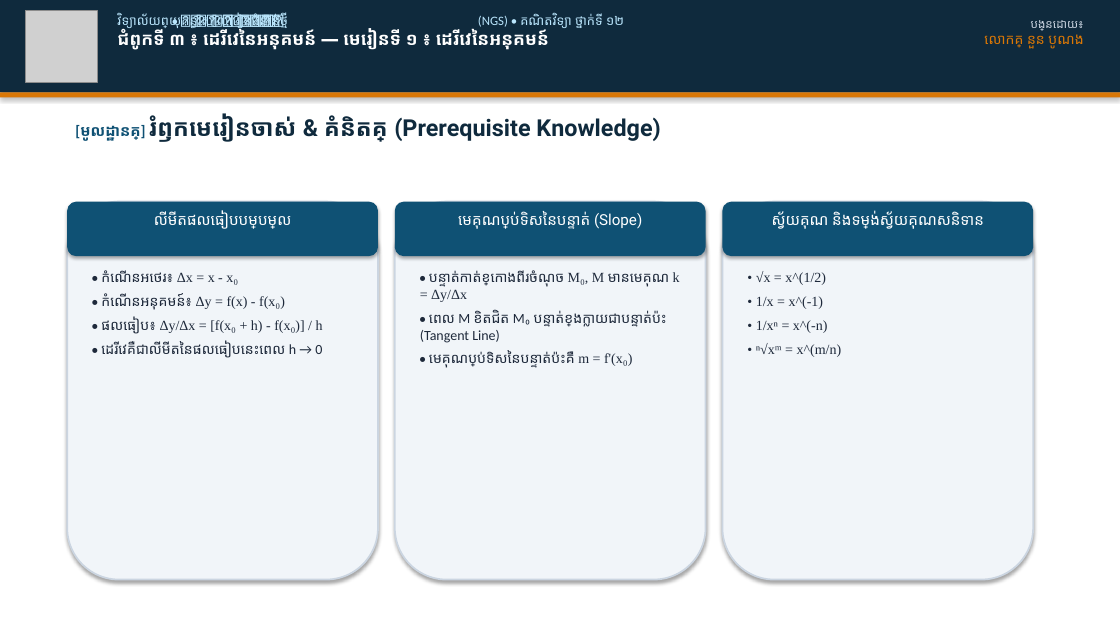
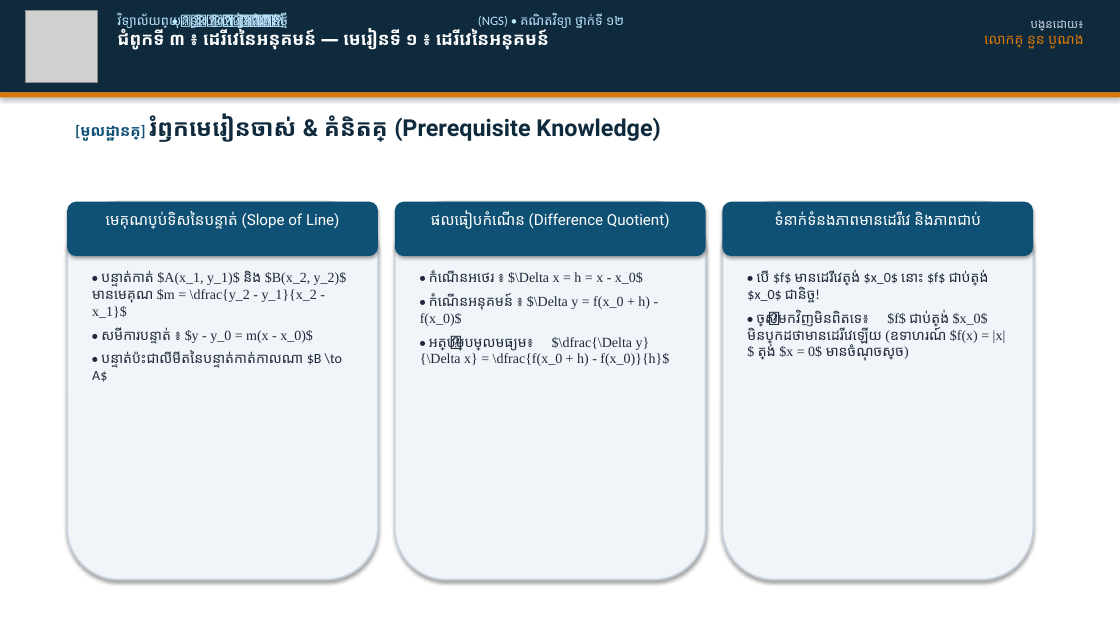
Before and after one commit to nuonbonorng8888-beep/teacher-dashboard, a slide deck: slide 4 of slides/ជំពូកទី៣_មេរៀនទី១_ដេរីវេនៃអនុគមន៍.pptx (slide 3 before the commit). Drawn at 1120x630 pixels with LibreOffice and Linux fonts; fonts in the diff are those of the drawing; grey boxes stand for pictures. Boxes give left, top, right and bottom in pixels: in the first picture for what was removed or moved away, otherwise in the second. Text is boxed around its words. In the diff, an @@ line names an element or a change of style, - is before the commit and + after.

```diff
--- a/slides/ជំពូកទី៣_មេរៀនទី១_ដេរីវេនៃអនុគមន៍.pptx
+++ b/slides/ជំពូកទី៣_មេរៀនទី១_ដេរីវេនៃអនុគមន៍.pptx
@@ text at box(106, 211, 339, 229): text changed @@
-លីមីតផលធៀបបម្រែបម្រួល
+មេគុណប្រាប់ទិសនៃបន្ទាត់ (Slope of Line)
@@ text at box(431, 211, 670, 229): text changed @@
-មេគុណប្រាប់ទិសនៃបន្ទាត់ (Slope)
+ផលធៀបកំណើន (Difference Quotient)
@@ text at box(775, 211, 980, 225): text changed @@
-ស្វ័យគុណ និងទម្រង់ស្វ័យគុណសនិទាន
+ទំនាក់ទំនងភាពមានដេរីវេ និងភាពជាប់
@@ text at box(747, 269, 1006, 361): text changed @@
-• √x = x^(1/2)
-• 1/x = x^(-1)
-• 1/xⁿ = x^(-n)
-• ⁿ√xᵐ = x^(m/n)
+• បើ $f$ មានដេរីវេត្រង់ $x_0$ នោះ $f$ ជាប់ត្រង់ $x_0$ ជានិច្ច!
+• ច្រាសមកវិញមិនពិតទេ ៖ $f$ ជាប់ត្រង់ $x_0$ មិនប្រាកដថាមានដេរីវេឡើយ (ឧទាហរណ៍ $f(x) = |x|$ ត្រង់ $x = 0$ មានចំណុចស្រួច)
@@ text at box(92, 270, 347, 382): text changed @@
-• កំណើនអថេរ៖ Δx = x - x₀
-• កំណើនអនុគមន៍៖ Δy = f(x) - f(x₀)
-• ផលធៀប៖ Δy/Δx = [f(x₀ + h) - f(x₀)] / h
-• ដេរីវេគឺជាលីមីតនៃផលធៀបនេះពេល h → 0
+• បន្ទាត់កាត់ $A(x_1, y_1)$ និង $B(x_2, y_2)$ មានមេគុណ $m = \dfrac{y_2 - y_1}{x_2 - x_1}$
+• សមីការបន្ទាត់ ៖ $y - y_0 = m(x - x_0)$
+• បន្ទាត់ប៉ះជាលីមីតនៃបន្ទាត់កាត់កាលណា $B \to A$
@@ text at box(420, 270, 669, 366): text changed @@
-• បន្ទាត់កាត់ខ្សែកោងពីរចំណុច M₀, M មានមេគុណ k = Δy/Δx
-• ពេល M ខិតជិត M₀ បន្ទាត់ខ្វែងក្លាយជាបន្ទាត់ប៉ះ (Tangent Line)
-• មេគុណប្រាប់ទិសនៃបន្ទាត់ប៉ះគឺ m = f'(x₀)
+• កំណើនអថេរ ៖ $\Delta x = h = x - x_0$
+• កំណើនអនុគមន៍ ៖ $\Delta y = f(x_0 + h) - f(x_0)$
+• អត្រាបម្រែបម្រួលមធ្យម ៖ $\dfrac{\Delta y}{\Delta x} = \dfrac{f(x_0 + h) - f(x_0)}{h}$
```
Also in this commit, not shown: 12 other slides changed, 1 slide added, 12 other files.
